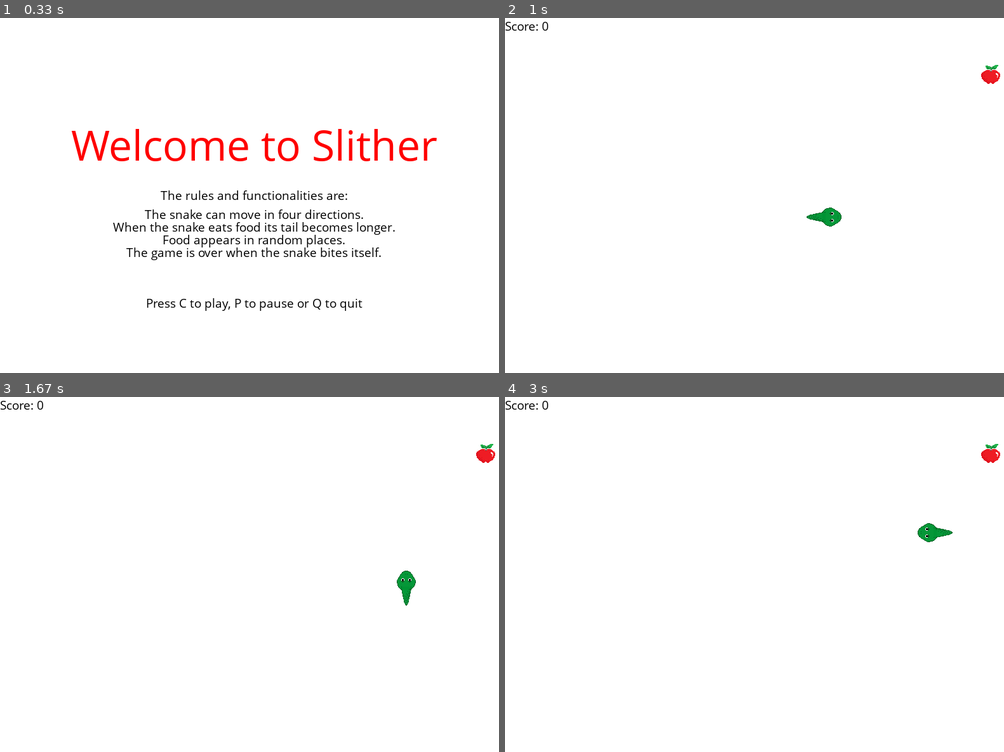
Above: before the commit, frames 1-4 (two rows, left to right).
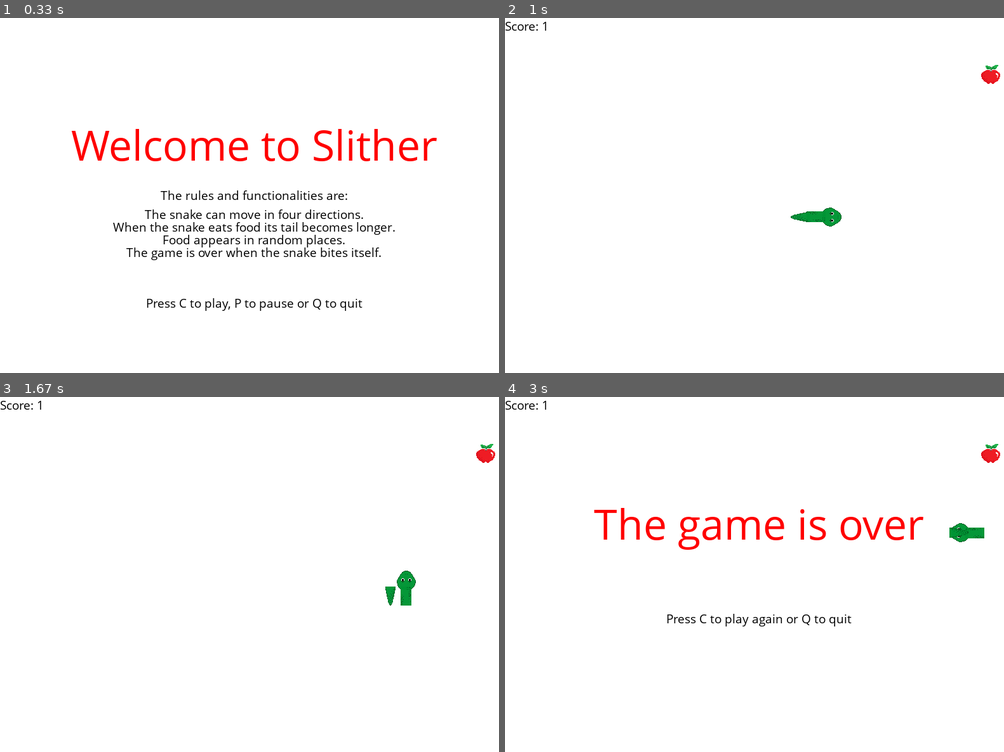
Above: after the commit, the same moments.

Repository: AmeliaLebioda/SNAKE-GAME
Game: pygame game, started from newpixel.py
The game is run twice, just before and just after one commit, with the same random seed, the same clock (stepped at 60 frames per second) and the same inputs.
Inputs:
- Up to frame 1 (0.33 s): no input
- Up to frame 2 (1 s): tap C at 0.33 s; tap Enter at 0.67 s
- Up to frame 3 (1.67 s): hold Up from 1.57 s (still down)
- Up to frame 4 (3 s): release Up at 2.03 s; hold Right 2.07-2.53 s; hold Left from 2.57 s (still down)

Frame 1 is identical in both runs. In frame 2, 0.1% of the frame differs, in the area x 7-65%, y 1-58%; in frame 3, 0.2%; in frame 4, 2.4%, in the area x 7-97%, y 1-65%.

Commit message:
just print(snakeList) and print (snakelist)

Diff:
--- a/newpixel.py
+++ b/newpixel.py
@@ -66,19 +66,19 @@
 
     gameDisplay.blit(head, (snakelist [-1] [0], snakelist [-1][1]))
 
-
+    #if snakelist[1] == snakelist[0]: (include indent)
     if direction =="right":
-        part = pygame.transform.rotate(segment, 270)
+
+            part = pygame.transform.rotate(segment, 270)
 
     if direction =="left":
-        part = pygame.transform.rotate(segment, 90)
+            part = pygame.transform.rotate(segment, 90)
 
     if direction =="up":
-        part = segment
+            part = segment
 
     if direction =="down":
-        part = pygame.transform.rotate(segment, 180)
-
+            part = pygame.transform.rotate(segment, 180)
 
 
     if direction =="right":
@@ -96,6 +96,8 @@
 
     for XnY in snakelist[1:-1]:
         gameDisplay.blit(part, (XnY[0],XnY[1]))
+
+    print(snakelist)
 
 
     gameDisplay.blit(endofsnake, (snakelist [0] [0], snakelist [0][1]))
@@ -161,8 +163,11 @@
     gameExit = False
     gameOver = False
 
+
     snakeList =[]
-    snakeLenght=2
+
+    snakeLenght = 3
+
 
 
 
@@ -174,6 +179,7 @@
 
     lead_x_change = block_size
     lead_y_change = 0
+
 
     applelocationx = []
     xapple = 25
@@ -188,6 +194,9 @@
         yapple=yapple+25
 
 
+
+
+
     #randAppleX=round (random.randrange(0,display_width-block_size)/10.0)*10.0
     #randAppleY=round (random.randrange(0,display_height-block_size)/10.0)*10.0
     randAppleX = random.choice(applelocationx)
@@ -196,9 +205,10 @@
 
     while not gameExit:
         if gameOver == True:
-            applelocationx.clear()
+
             message_to_screen("The game is over",red, -100, size ="large")
             message_to_screen("Press C to play again or Q to quit",black, 50, size = "small")
+
             pygame.display.update()
         while gameOver == True:
 
@@ -256,14 +266,8 @@
 
         snakeHead.append(lead_x)
         snakeHead.append(lead_y)
-
-
-
         snakeList.append(snakeHead)
-
-
-
-
+        print (snakeList)
 
 
         if len(snakeList) > snakeLenght:
@@ -274,7 +278,8 @@
                 gameOver=True
 
 
-
+        #print (lead_x)
+        #print (lead_y)
 
         snake(block_size,snakeList)
         score(snakeLenght - 2)
@@ -284,9 +289,10 @@
             if lead_y>randAppleY - AppleThickness and lead_y<randAppleY+AppleThickness:
                randAppleX=random.choice(applelocationx)
                randAppleY=random.choice(applelocationy)
-               print (randAppleX)
-               print (randAppleY)
+
                snakeLenght += 1
+        print (snakeLenght)
+
 
 
         clock.tick(FPS)
